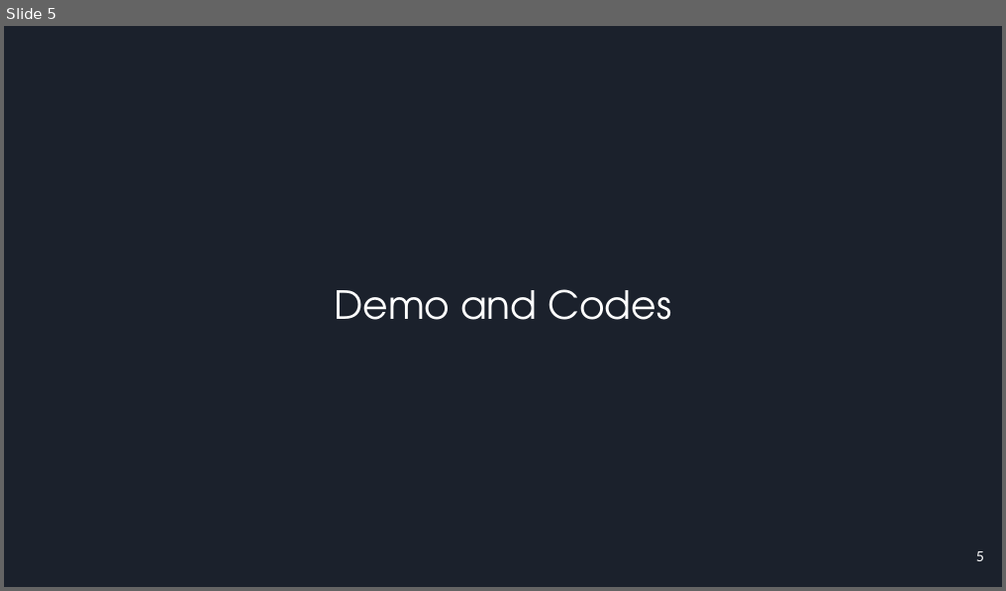
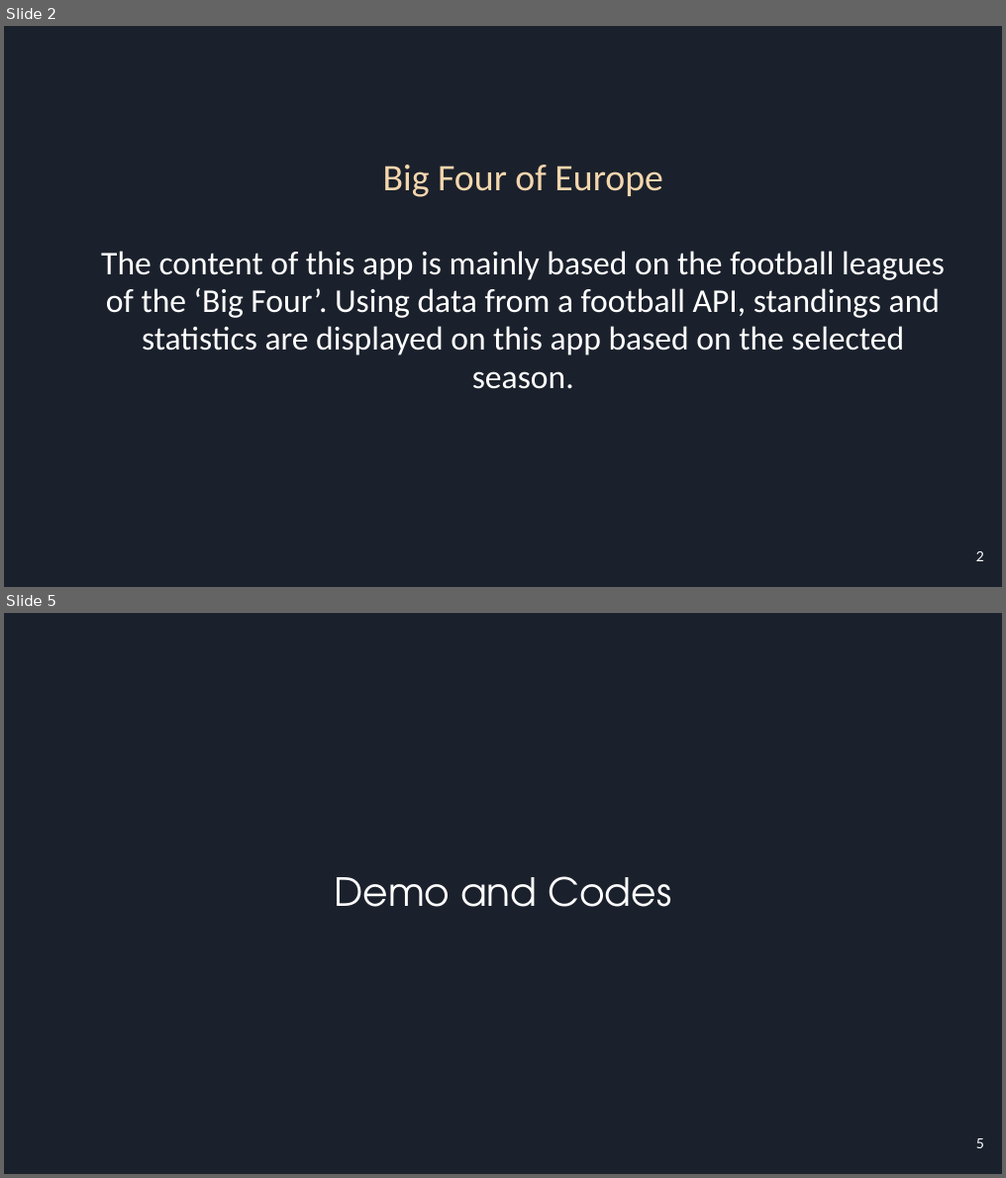
Before and after one commit to FairuzFairuz/Unit2ReactAppProject, a slide deck: Unit 2 Project.pptx. Shown one above the other, each under a label of ours: slide 5 before the commit, slides 2 and 5 after it; the slides between them are not shown. The pictures are 1006x591 and 1006x1178 pixels, drawn with LibreOffice and Linux fonts; fonts in the diff are those of the drawing; background and template pictures are left out. Boxes give left, top, right and bottom in pixels: in the first picture for what was removed or moved away, otherwise in the second. Text is boxed around its words. In the diff, an @@ line names an element or a change of style, - is before the commit and + after.

```diff
--- a/Unit 2 Project.pptx
+++ b/Unit 2 Project.pptx
@@ slide 2 added at box(4, 26, 1002, 587), background picture (left out) @@
@@ title added at box(101, 165, 944, 389), 24 pt, text #FFFFFF @@
+Big Four of Europe
+The content of this app is mainly based on the football leagues of the ‘Big Four’. Using data from a football API, standings and statistics are displayed on this app based on the selected season.
@@ page number added at box(976, 552, 984, 562), 10 pt, text #FFFFFF @@
+2
```
Also in this commit, not shown: 3 slides changed, 1 other slide added, 2 slides removed, 4 other files.
